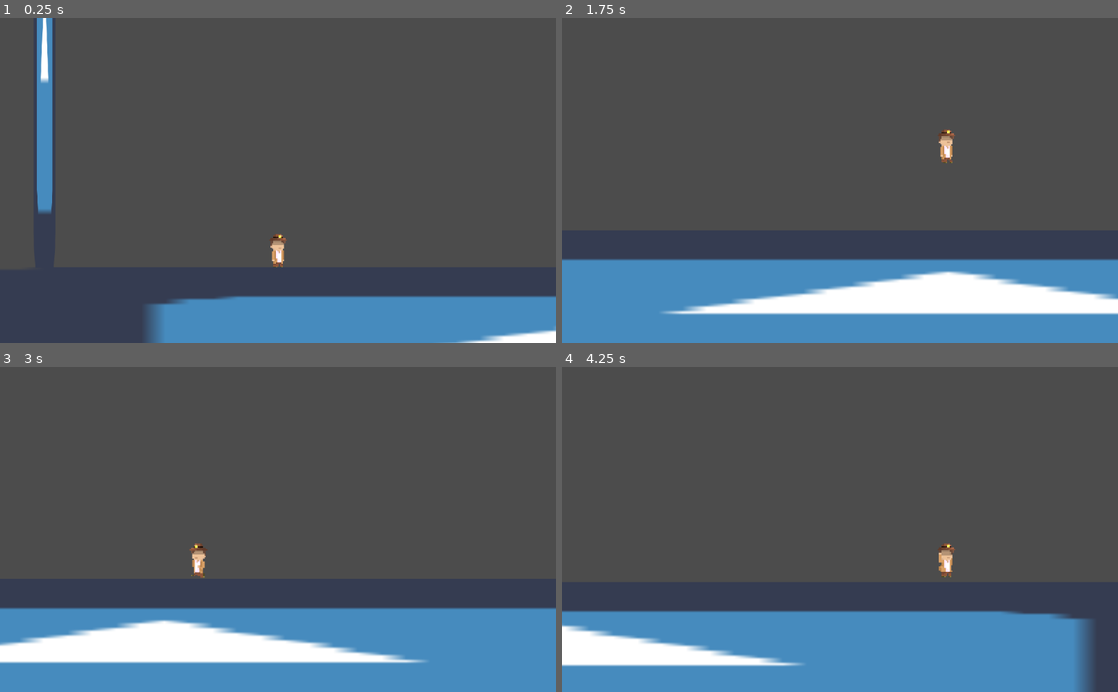
Above: before the commit, frames 1-4 (two rows, left to right).
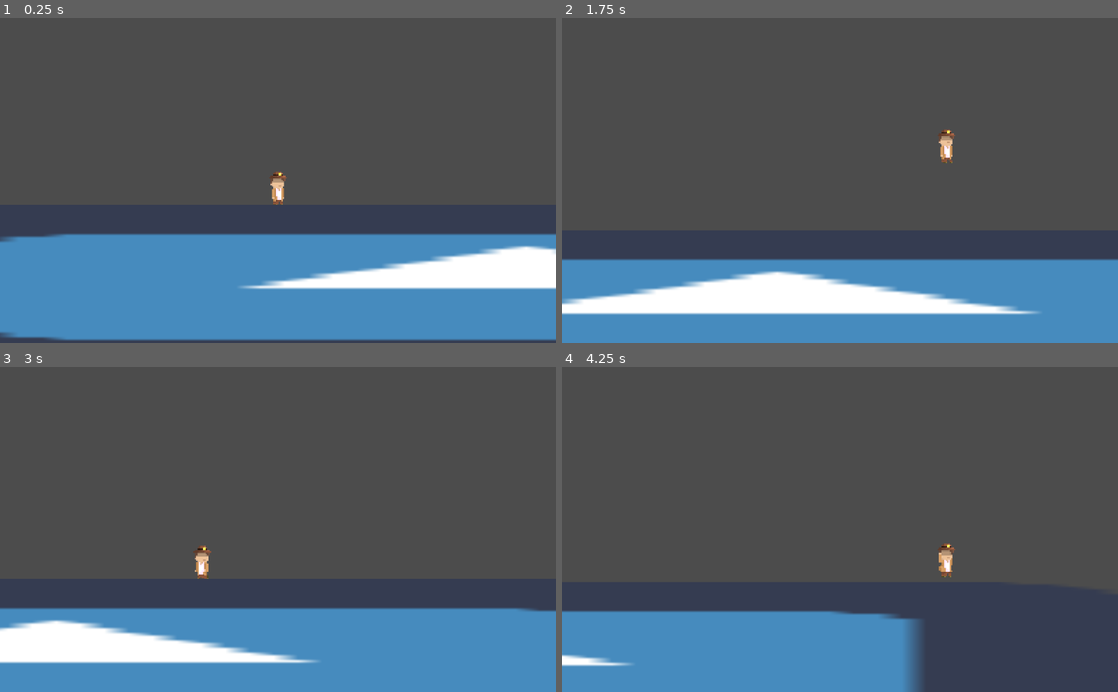
Above: after the commit, the same moments.

Repository: Spiderpat12/OmarDev1
Game: Godot game, scene res://Game.tscn
Two runs of this game, one before a commit and one after it. Both use one fixed random seed, a clock stepped at 60 frames per second and the inputs below. The project has no main scene, so this scene is started directly. The engine's default icon, where the game draws it, is replaced by a stand-in: a white triangle on a blue panel in a dark square.
Inputs:
- Up to frame 1 (0.25 s): no input
- Up to frame 2 (1.75 s): hold Right (ui_right) from 0.53 s (still down); tap Up (ui_up) at 0.77, 1.52 s
- Up to frame 3 (3 s): release Right (ui_right) at 2.03 s; hold Left (ui_left) 2.03-2.78 s; hold Right (ui_right) from 2.78 s (still down)
- Up to frame 4 (4.25 s): keep holding Right (ui_right); tap Up (ui_up) at 3.02, 3.77 s

The runs differ from the first frame. In frame 1, 26% of the frame differs, in the area x 0-100%, y 0-100%; in frame 2, 7.2%; in frame 3, 4.2%; in frame 4, 11%.

Commit message:
wew

Diff:
--- a/project_whith_rayan/Game.tscn
+++ b/project_whith_rayan/Game.tscn
@@ -12,6 +12,7 @@
 [node name="Game" type="Node2D"]
 
 [node name="Player" parent="." instance=ExtResource( 1 )]
+position = Vector2( 364, 480 )
 
 [node name="StaticBody2D" type="StaticBody2D" parent="."]
 position = Vector2( 0, 582 )
--- a/project_whith_rayan/Sene/Player.tscn
+++ b/project_whith_rayan/Sene/Player.tscn
@@ -36,17 +36,20 @@
 "update": 0,
 "values": [ Rect2( 10, 4, 13, 25 ) ]
 }
-tracks/1/type = "value"
-tracks/1/path = NodePath("Squish/Sprite:offset")
-tracks/1/interp = 1
-tracks/1/loop_wrap = true
-tracks/1/imported = false
-tracks/1/enabled = true
-tracks/1/keys = {
-"times": PoolRealArray( 0 ),
-"transitions": PoolRealArray( 1 ),
-"update": 0,
-"values": [ Vector2( 0, 0.512 ) ]
+
+[sub_resource type="Animation" id=32]
+resource_name = "baking"
+tracks/0/type = "value"
+tracks/0/path = NodePath("Squish/Sprite:region_rect")
+tracks/0/interp = 1
+tracks/0/loop_wrap = true
+tracks/0/imported = false
+tracks/0/enabled = true
+tracks/0/keys = {
+"times": PoolRealArray( 0 ),
+"transitions": PoolRealArray( 1 ),
+"update": 1,
+"values": [ Rect2( 842, 4, 13, 25 ) ]
 }
 
 [sub_resource type="Animation" id=6]
@@ -118,33 +121,25 @@
 [sub_resource type="Animation" id=31]
 resource_name = "wall jump"
 length = 0.1
-tracks/0/type = "value"
-tracks/0/path = NodePath("Squish/Sprite:region_rect")
-tracks/0/interp = 1
-tracks/0/loop_wrap = true
-tracks/0/imported = false
-tracks/0/enabled = true
-tracks/0/keys = {
-"times": PoolRealArray( 0 ),
-"transitions": PoolRealArray( 1 ),
-"update": 1,
-"values": [ Rect2( 841, 5, 13, 24 ) ]
-}
-tracks/1/type = "value"
-tracks/1/path = NodePath("Squish/Sprite:offset")
-tracks/1/interp = 1
-tracks/1/loop_wrap = true
-tracks/1/imported = false
-tracks/1/enabled = true
-tracks/1/keys = {
-"times": PoolRealArray( 0 ),
-"transitions": PoolRealArray( 1 ),
-"update": 1,
-"values": [ Vector2( 0, 0.5 ) ]
+loop = true
+tracks/0/type = "value"
+tracks/0/path = NodePath("Squish/Sprite:region_rect")
+tracks/0/interp = 1
+tracks/0/loop_wrap = true
+tracks/0/imported = false
+tracks/0/enabled = true
+tracks/0/keys = {
+"times": PoolRealArray( 0 ),
+"transitions": PoolRealArray( 1 ),
+"update": 1,
+"values": [ Rect2( 873, 4, 13, 25 ) ]
 }
 
 [sub_resource type="AnimationNodeAnimation" id=8]
 animation = "Jump"
+
+[sub_resource type="AnimationNodeAnimation" id=33]
+animation = "baking"
 
 [sub_resource type="AnimationNodeAnimation" id=9]
 animation = "fall"
@@ -192,20 +187,32 @@
 
 [sub_resource type="AnimationNodeStateMachineTransition" id=28]
 
+[sub_resource type="AnimationNodeStateMachineTransition" id=34]
+
+[sub_resource type="AnimationNodeStateMachineTransition" id=35]
+
+[sub_resource type="AnimationNodeStateMachineTransition" id=36]
+
+[sub_resource type="AnimationNodeStateMachineTransition" id=37]
+
+[sub_resource type="AnimationNodeStateMachineTransition" id=38]
+
 [sub_resource type="AnimationNodeStateMachine" id=29]
 states/Jump/node = SubResource( 8 )
 states/Jump/position = Vector2( 568, 539 )
+states/baking/node = SubResource( 33 )
+states/baking/position = Vector2( 976, 511.294 )
 states/fall/node = SubResource( 9 )
-states/fall/position = Vector2( 867, 551 )
+states/fall/position = Vector2( 827, 610 )
 states/idle/node = SubResource( 10 )
 states/idle/position = Vector2( 738, 330 )
 states/slide/node = SubResource( 11 )
 states/slide/position = Vector2( 512, 421 )
 states/walk/node = SubResource( 12 )
 states/walk/position = Vector2( 935, 421 )
-transitions = [ "idle", "fall", SubResource( 13 ), "fall", " …(482 unchanged characters)…  27 ), "Jump", "fall", SubResource( 28 ) ]
+transitions = [ "idle", "fall", SubResource( 13 ), "fall", " …(482 unchanged characters)…  27 ), "Jump", "fall", SubResource( 28 ), "idle", "baking", SubResource( 34 ), "baking", "walk", SubResource( 35 ), "walk", "baking", SubResource( 36 ), "baking", "fall", SubResource( 37 ), "fall", "baking", SubResource( 38 ) ]
 start_node = "idle"
-graph_offset = Vector2( 0, 317.294 )
+graph_offset = Vector2( 0, 54.2734 )
 
 [sub_resource type="AnimationNodeStateMachinePlayback" id=30]
 
@@ -243,6 +250,7 @@
 [node name="AnimationPlayer" type="AnimationPlayer" parent="."]
 anims/Jump = SubResource( 5 )
 anims/RESET = SubResource( 2 )
+anims/baking = SubResource( 32 )
 anims/fall = SubResource( 6 )
 anims/idle = SubResource( 3 )
 anims/slide = SubResource( 7 )
--- a/project_whith_rayan/scripts/Player.gd
+++ b/project_whith_rayan/scripts/Player.gd
@@ -23,6 +23,7 @@
 
 var Anime;
 var have_coyote = false
+var bak;
 
 func _ready() -> void:
 	Anime = $AnimationTree.get("parameters/playback")
@@ -34,12 +35,14 @@
 
 
 func _physics_process(delta) -> void:
+	bak = motion.x * 5/100;
 	motion.y += get_gravity()*delta
 	Movement(delta)
 	Jump()
 	chapters()
 	flip()
 	anime()
+	Braking()
 
 
 func Movement(delta) -> void:
@@ -121,6 +124,13 @@
 
 
 
+func Braking():
+	if is_on_floor() && motion.x > 0 && Input.is_action_pressed("ui_left"):
+		motion.x = motion.x - bak
+		Anime.travel("baking")
+	elif is_on_floor() && motion.x < 0 && Input.is_action_pressed("ui_right"):
+		motion.x = motion.x - bak
+		Anime.travel("baking")
 
 func JumpSquish():
 	var tween = create_tween()
Binary file changed: project_whith_rayan/Art/PLAYER.png
Binary file removed: project_whith_rayan/Art/Sprite-0001.png
Not shown, removed: project_whith_rayan/Art/Sprite-0001.png.import
Binary file removed: project_whith_rayan/Art/wall jump prototyb.png
Not shown, removed: project_whith_rayan/Art/wall jump prototyb.png.import
Not shown: 1 places in project_whith_rayan/Sene/Player.tscn that only renumber resources
